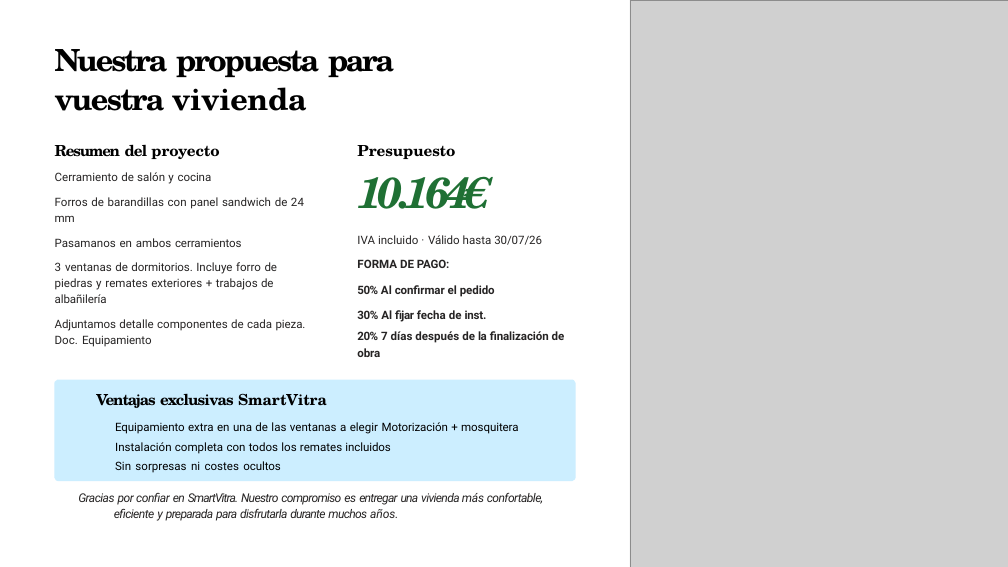
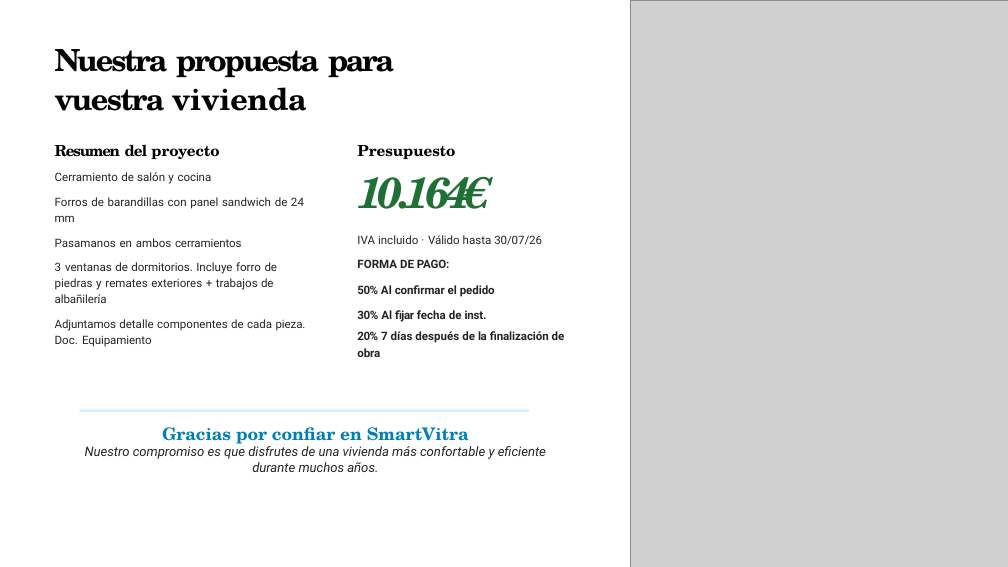
Before and after one commit to albertomx2/smartvitra-automation, a slide deck: slide 7 of experiments/pptx_template/input/template.pptx. Drawn at 1008x567 pixels with LibreOffice and Linux fonts; fonts in the diff are those of the drawing; grey boxes stand for pictures; background and template pictures are left out. Boxes give left, top, right and bottom in pixels: in the first picture for what was removed or moved away, otherwise in the second. Text is boxed around its words. In the diff, an @@ line names an element or a change of style, - is before the commit and + after.

```diff
--- a/experiments/pptx_template/input/template.pptx
+++ b/experiments/pptx_template/input/template.pptx
@@ freeform shape resized from (x1=54, y1=380, x2=576, y2=481) to (x1=79, y1=410, x2=529, y2=412) @@
@@ text at (x1=85, y1=427, x2=546, y2=472): text changed; size 11 to 12.5 pt; text colour #000000 to #262424; italic on @@
-Ventajas exclusivas SmartVitra
-Equipamiento extra en una de las ventanas a elegir Motorización + mosquitera Instalación completa con todos los remates incluidos
-Sin sorpresas ni costes ocultos
-Gracias por confiar en SmartVitra. Nuestro compromiso es entregar una vivienda más confortable, eficiente y preparada para disfrutarla durante muchos años.
+Gracias por confiar en SmartVitra
+Nuestro compromiso es que disfrutes de una vivienda más confortable y eficiente durante muchos años.
```
Also in this commit, not shown: 1 other slide changed, 15 other files.
